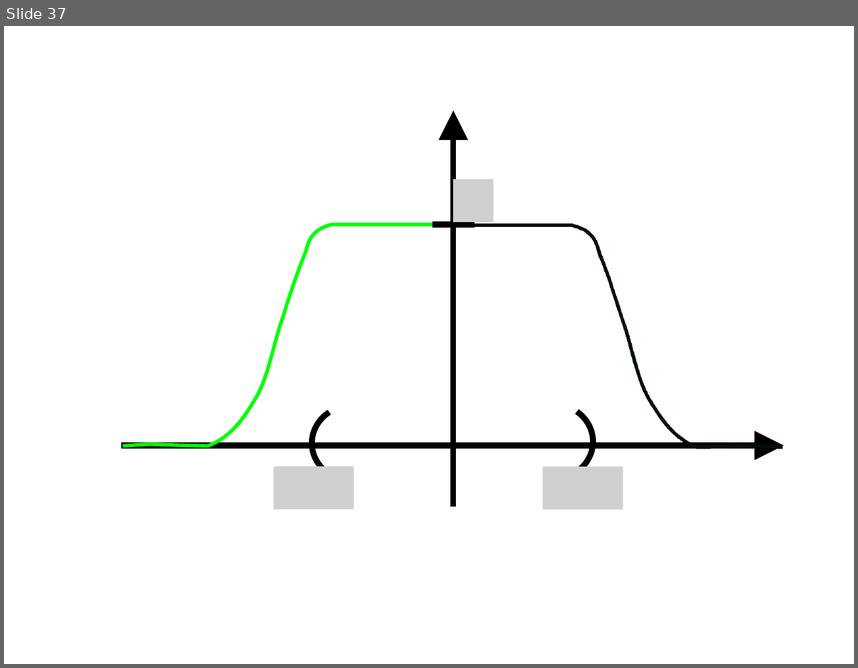
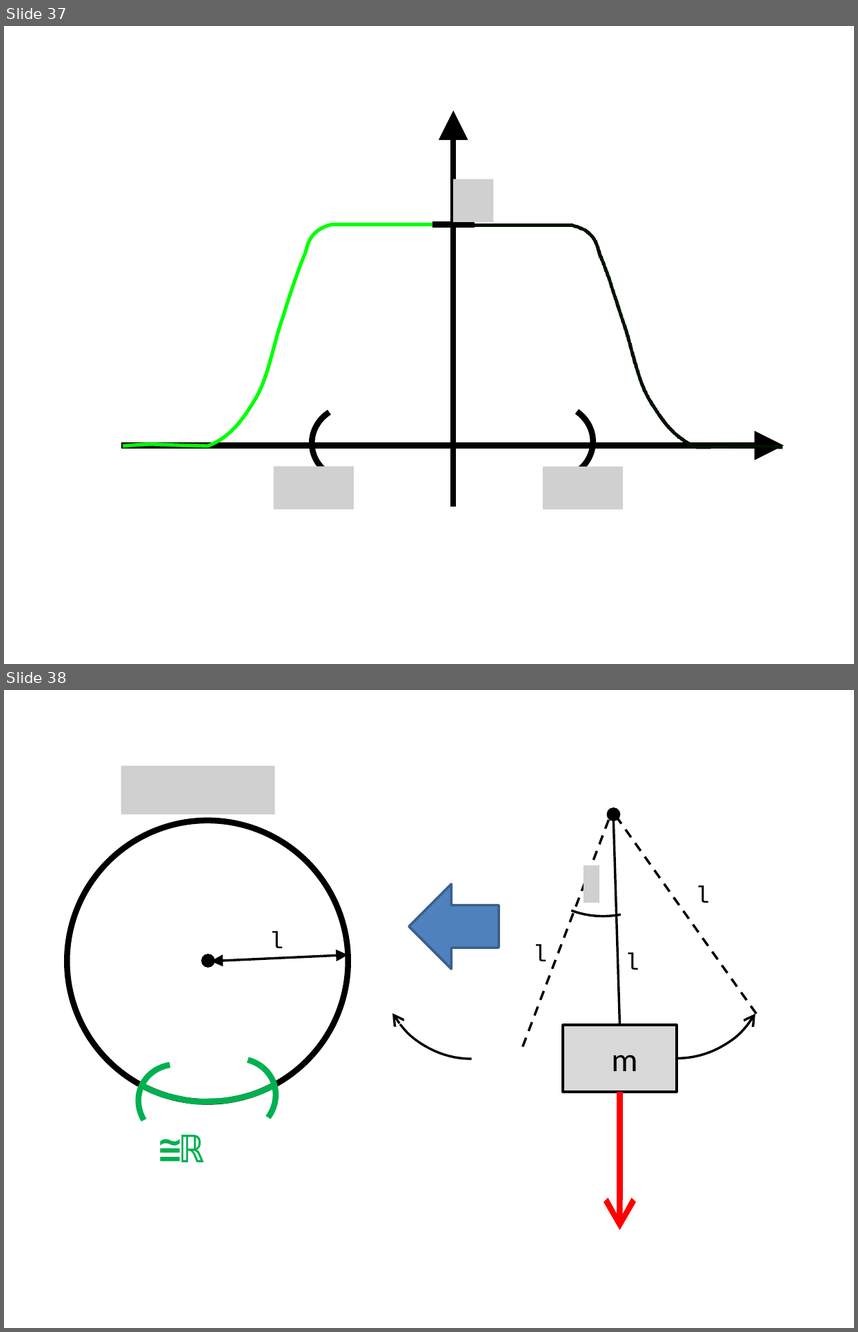
Before and after one commit to lutteropp/GeoTopo, a slide deck: images/Bilder.pptx. Shown one above the other, each under a label of ours: slide 37 before the commit, slides 37 and 38 after it. The pictures are 858x668 and 858x1332 pixels, drawn with LibreOffice and Linux fonts; fonts in the diff are those of the drawing; grey boxes stand for pictures. Boxes give left, top, right and bottom in pixels: in the first picture for what was removed or moved away, otherwise in the second. Text is boxed around its words. In the diff, an @@ line names an element or a change of style, - is before the commit and + after.

```diff
--- a/images/Bilder.pptx
+++ b/images/Bilder.pptx
@@ slide 38 added at <box>4,690,854,1328</box>, background #FFFFFF @@
@@ arc (boxed as its full ellipse) added at <box>486,707,720,941</box>, outline #000000 2 pt @@
@@ picture added at <box>121,766,275,814</box> @@
@@ ellipse added at <box>61,814,355,1107</box>, outline #000000 5 pt @@
@@ ellipse added at <box>608,808,620,821</box>, fill #000000, outline #000000 1 pt @@
@@ line added from (523, 1046) to (609, 818), #000000 2 pt dashed @@
@@ line added from (619, 1025) to (613, 821), #000000 2 pt @@
@@ line added from (756, 1014) to (618, 818), #000000 2 pt dashed @@
@@ arc (boxed as its full ellipse) added at <box>380,876,562,1058</box>, outline #000000 2 pt @@
@@ picture added at <box>584,865,600,903</box> @@
@@ arc (boxed as its full ellipse) added at <box>586,876,769,1058</box>, outline #000000 2 pt @@
@@ left arrow added at <box>408,884,499,969</box>, fill #4F81BD, outline #3A5F8C 2 pt @@
@@ text added at <box>695,885,710,903</box>, 20 pt, text #000000 @@
+l
@@ text added at <box>270,931,284,948</box>, 20 pt, text #000000 @@
+l
@@ ellipse added at <box>202,954,215,967</box>, fill #000000, outline #000000 1 pt @@
@@ double arrow added from (210, 961) to (348, 954), #000000 2 pt @@
@@ text added at <box>533,944,548,961</box>, 20 pt, text #000000 @@
+l
@@ text added at <box>625,952,639,969</box>, 20 pt, text #000000 @@
+l
@@ rectangle added at <box>562,1025,677,1092</box>, fill #D9D9D9, outline #000000 2 pt @@
@@ arc (boxed as its full ellipse) added at <box>126,1051,234,1155</box>, outline #00B050 5 pt @@
@@ arc (boxed as its full ellipse) added at <box>181,1046,288,1147</box>, outline #00B050 5 pt @@
@@ text added at <box>611,1054,637,1071</box>, 28 pt, text #000000 @@
+m
@@ freeform shape added at <box>141,1079,276,1105</box>, outline #00B050 5 pt @@
@@ arrow added from (619, 1092) to (619, 1230), #FF0000 5 pt @@
@@ text added at <box>159,1134,205,1162</box>, 32 pt, text #00B050, bold @@
+≅ℝ
```
Also in this commit, not shown: 5 other slides added, 11 other files.
